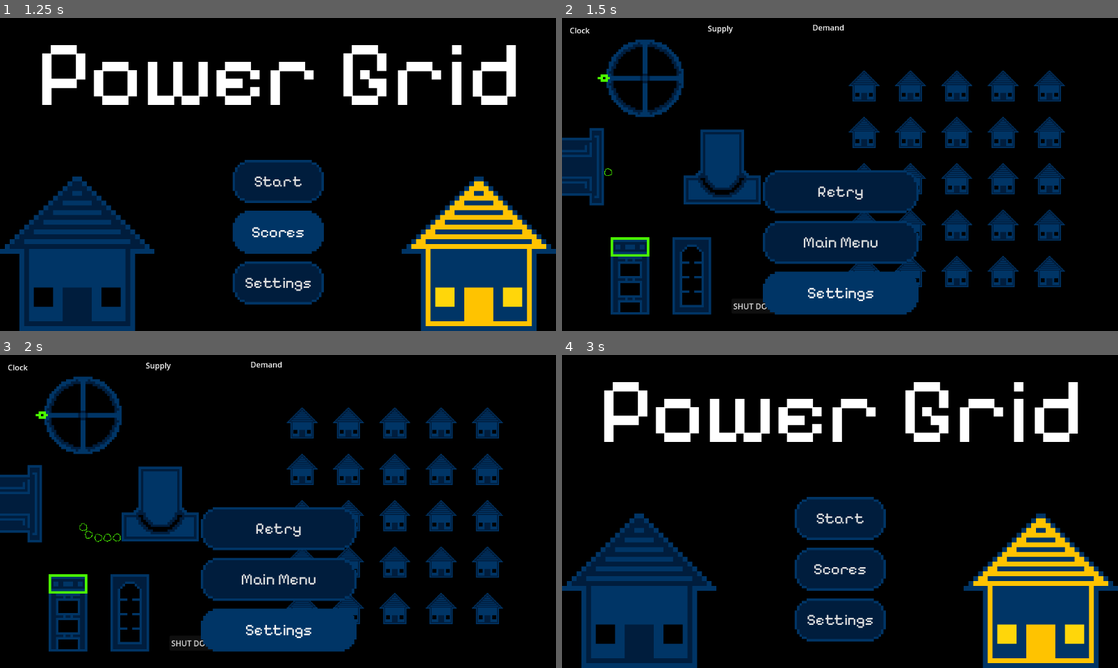
Above: before the commit, frames 1-4 (two rows, left to right).
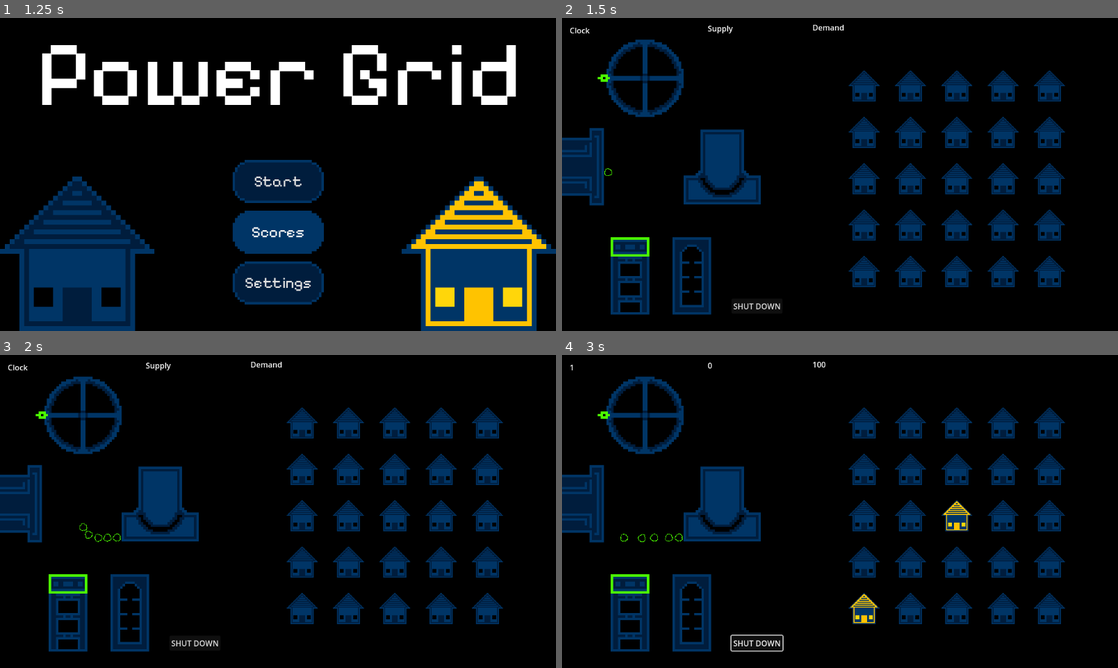
Above: after the commit, the same moments.

Repository: CWmain/BigModeGameJam2025
Game: Godot game, scene res://Levels/main_menu.tscn
Same seed, same stepped clock (60 frames per second), same inputs: the game is played once before the commit and once after it.
Inputs (mouse positions are in pixels of both pictures, inside the frame that each line leads up to):
- Up to frame 1 (1.25 s): click "Scores" at 0.5 s
- Up to frame 2 (1.5 s): click "Start" at 1.25 s
- Up to frame 3 (2 s): no input
- Up to frame 4 (3 s): click "SHUT DOWN" at 2 s; click (840, 580) at 2.75 s, where only the run before the commit has a clickable "Main Menu"

Frame 1 is identical in both runs. In frame 2, 11% of the frame differs, in the area x 36-65%, y 48-95%; in frame 3, 11%; in frame 4, 38%, in the area x 0-100%, y 2-100%.

Commit message:
Have game loss screen appear on game loss

Diff:
--- a/Levels/main_menu.gd
+++ b/Levels/main_menu.gd
@@ -8,3 +8,6 @@
 
 func _on_settings_pressed():
 	print("Hide menu options and show settings options")
+
+func _on_button_pressed():
+	print("Show the stored scores")
--- a/Levels/main_menu.tscn
+++ b/Levels/main_menu.tscn
@@ -56,4 +56,5 @@
 texture = ExtResource("4_75bmm")
 
 [connection signal="pressed" from="MenuOptions/VBoxContainer/Start" to="." method="_on_start_pressed"]
+[connection signal="pressed" from="MenuOptions/VBoxContainer/Button" to="." method="_on_button_pressed"]
 [connection signal="pressed" from="MenuOptions/VBoxContainer/Settings" to="." method="_on_settings_pressed"]
--- a/Levels/main_scene.tscn
+++ b/Levels/main_scene.tscn
@@ -76,3 +76,4 @@
 position = Vector2(141, 534)
 
 [node name="GameOverScreen" parent="." instance=ExtResource("11_pj7hf")]
+visible = false
--- a/Objects/Managers/manager.gd
+++ b/Objects/Managers/manager.gd
@@ -15,6 +15,8 @@
 
 var demandList: Array[House]
 
+@onready var game_over_screen = $"../GameOverScreen"
+
 @export_category("Demand")
 @export var ticksUntilDemandChange: int = 5
 @export var sizeOfDemandChange: int = 2
@@ -29,6 +31,8 @@
 
 var overSupply: bool = false
 var overDemand: bool = false
+
+var isGameOver: bool = false
 
 func _ready():
 	assert(timer != null)
@@ -91,4 +95,6 @@
 
 func gameLoss():
 	print("\nGAME OVER\n")
+	isGameOver = true
+	game_over_screen.show()
 	timer.stop()
--- a/project.godot
+++ b/project.godot
@@ -33,6 +33,11 @@
 "events": [Object(InputEventMouseButton,"resource_local_to_scene":false,"resource_name":"","device":-1,"window_id":0,"a …(253 unchanged characters)…
 ]
 }
+Escape={
+"deadzone": 0.5,
+"events": [Object(InputEventKey,"resource_local_to_scene":false,"resource_name":"","device":-1,"window_id":0,"alt_pressed":false,"shift_pressed":false,"ctrl_pressed":false,"meta_pressed":false,"pressed":false,"keycode":0,"physical_keycode":4194305,"key_label":0,"unicode":0,"echo":false,"script":null)
+]
+}
 
 [layer_names]
 
